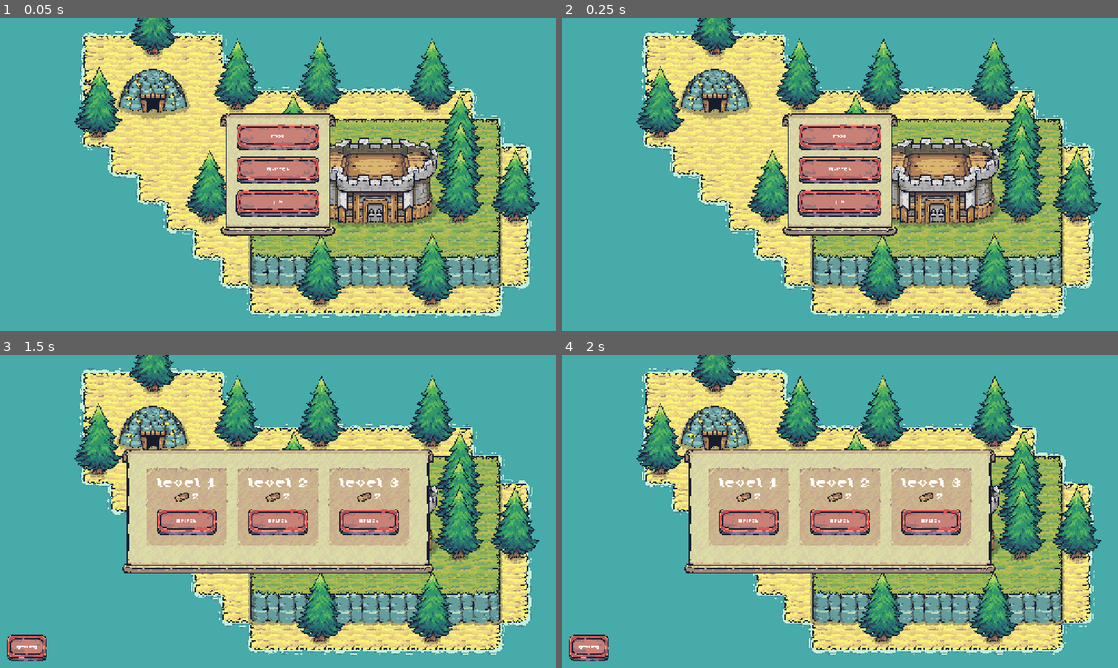
Above: before the commit, frames 1-4 (two rows, left to right).
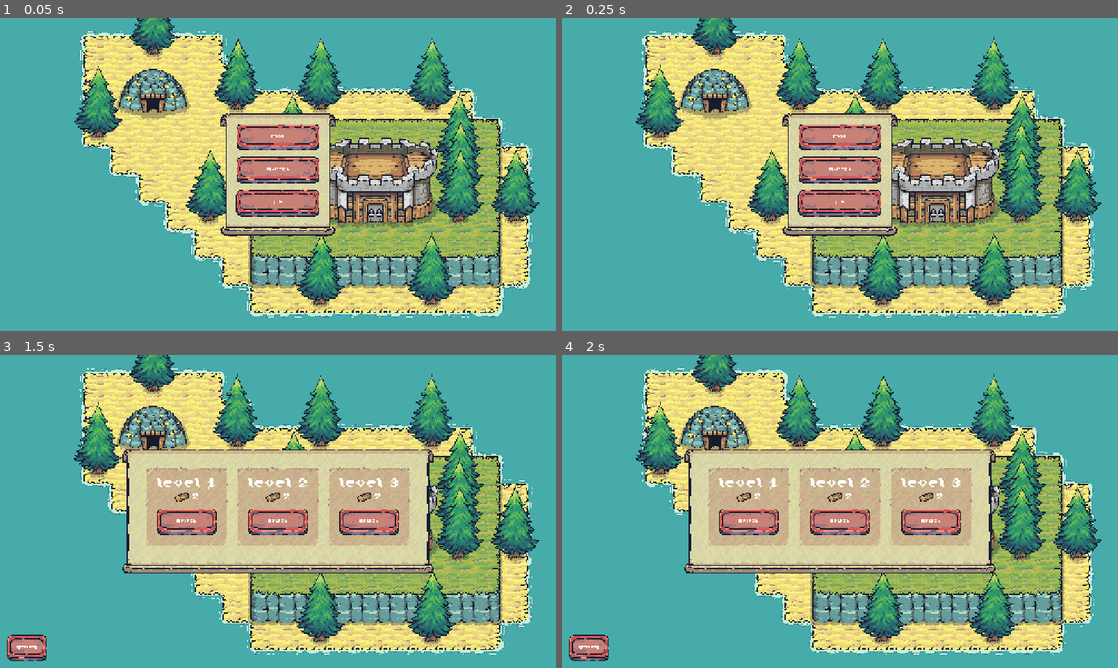
Above: after the commit, the same moments.

Repository: fkemeh18/grid-demo
Game: Godot game, scene res://Scenes/UI/Menus/main_menu.tscn
Same seed, same stepped clock (60 frames per second), same inputs: the game is played once before the commit and once after it.
Inputs (mouse positions are in pixels of both pictures, inside the frame that each line leads up to):
- Up to frame 1 (0.05 s): no input
- Up to frame 2 (0.25 s): no input
- Up to frame 3 (1.5 s): click "Play" at 0.5 s; move the mouse to (400, 495) at 1.27 s; hold D (pan_right) from 1.28 s (still down); click (400, 495) at 1.35 s
- Up to frame 4 (2 s): keep holding D (pan_right)

The runs differ from the first frame. In frame 1, 3.3% of the frame differs, in the area x 13-97%, y 0-96%; in frame 2, 3.2%; in frame 3, 2.7%; in frame 4, 3.4%.

Commit message:
temp debugging 2

Diff:
--- a/Scripts/Management/building_manager.gd
+++ b/Scripts/Management/building_manager.gd
@@ -45,10 +45,19 @@
 
 # passes updated mouse_pos to tile map class for tile
 func _process(delta):
+	var mouse_pos = _grid_manager._get_mouse_grid_pos_without_update()
+
+	match _curr_state:
+		GameEventsAutoloader.State.Base:
+			pass
+		GameEventsAutoloader.State.PlacingBuilding:
+			_grid_manager._cursor_tml.set_tile(
+											Rect2i(mouse_pos, Vector2i()))
+
 	var root_cell = _grid_manager._hovered_rect_pos.position
 
-	if (root_cell != _grid_manager._get_mouse_grid_pos_without_update()):
-		_grid_manager._get_mouse_grid_pos()
+	if (root_cell != mouse_pos):
+		_grid_manager._hovered_rect_pos.position = mouse_pos
 		_update_grid_pos()
 
 func set_starting_resource_count(count: int) -> void:
--- a/Scripts/Management/grid_manager.gd
+++ b/Scripts/Management/grid_manager.gd
@@ -5,7 +5,6 @@
 @export var _highlight_tml: HighlightTML
 @export var _base_terrain_tml: TileMapLayer
 
-var _curr_state = GameEventsAutoloader.State.Base
 var _hovered_rect_pos: Rect2i = Rect2i(Vector2i.ZERO, Vector2i.ONE)
 var _all_tile_map_layers: Dictionary[TileMapLayer, bool]
 var _tile_map_elevations: Dictionary[TileMapLayer,ElevationLayer]
@@ -15,13 +14,6 @@
 	GameEventsAutoloader._instance.building_destroyed.connect(_on_destroyed_building)
 	_all_tile_map_layers = _get_all_tile_map_layers(_base_terrain_tml)
 	_map_layers_to_elevations()
-
-func _process(delta):
-	match _curr_state:
-		GameEventsAutoloader.State.Base:
-			pass
-		GameEventsAutoloader.State.PlacingBuilding:
-			_cursor_tml.set_tile(_get_mouse_grid_pos())
 
 func _get_mouse_grid_pos() -> Rect2i:
 	_hovered_rect_pos.position = _get_mouse_grid_pos_without_update()
--- a/Scripts/Management/state_manager.gd
+++ b/Scripts/Management/state_manager.gd
@@ -1,7 +1,5 @@
 class_name StateManager
 extends Node
-
-@export var _gm: GridManager
 
 func _change_state(new_state: GameEvents.State,
 					 bm: BuildingManager) -> void:
@@ -13,7 +11,6 @@
 			bm._building_resource = null
 
 	bm._curr_state = new_state
-	_gm._curr_state = new_state
 
 	match bm._curr_state:
 		GameEvents.State.Base:
@@ -23,3 +20,5 @@
 									as BuildingGhost)
 			bm._grid_manager._cursor_tml._ghost_cursor = building_ghost
 			bm._grid_manager._cursor_tml.add_child(building_ghost)
+			bm._grid_manager._cursor_tml.set_tile(
+										bm._grid_manager._get_mouse_grid_pos())
--- a/Scripts/TileMapLayers/cursor_tile_map_layer.gd
+++ b/Scripts/TileMapLayers/cursor_tile_map_layer.gd
@@ -17,7 +17,6 @@
 
 func _toggle_visibility_on() -> void:
 	_ghost_cursor.visible = true
-	set_tile(Rect2i(process_mouse_pos(), Vector2i()))
 
 func _toggle_visibility_off() -> void:
 	_ghost_cursor.visible = false
